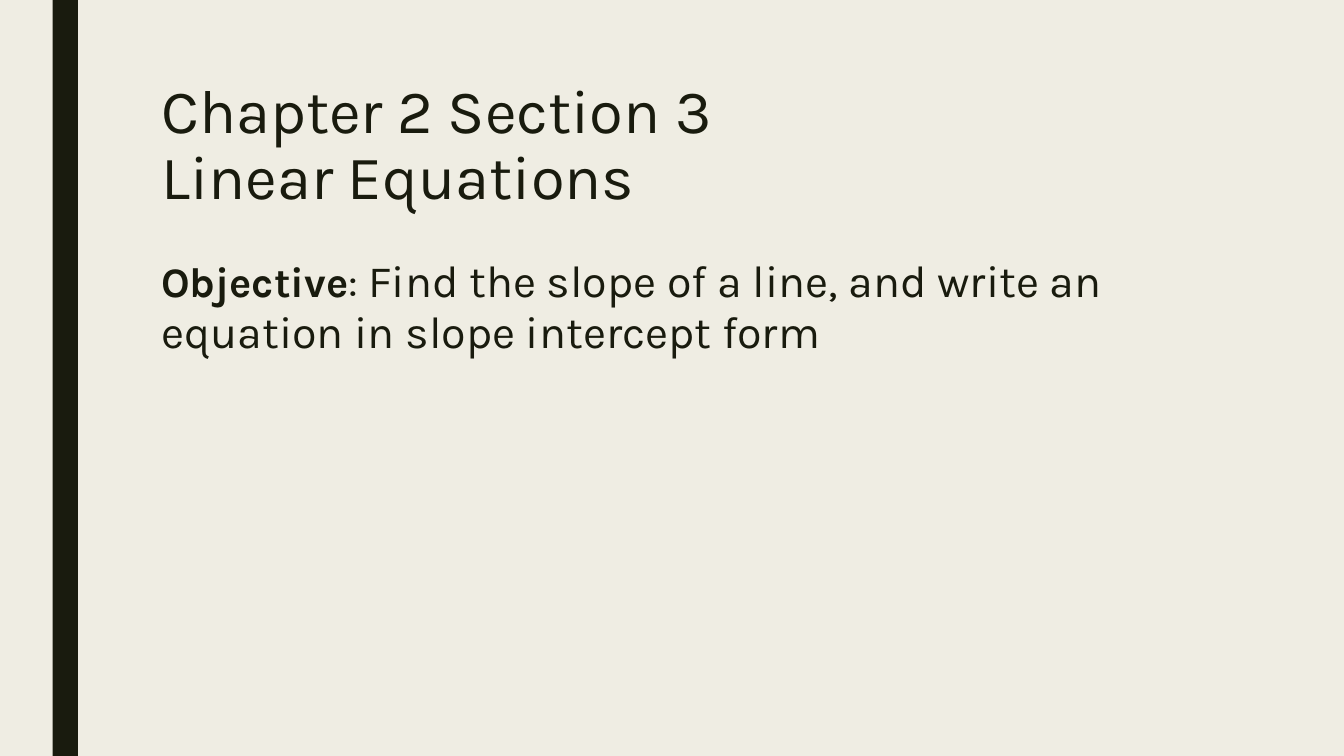
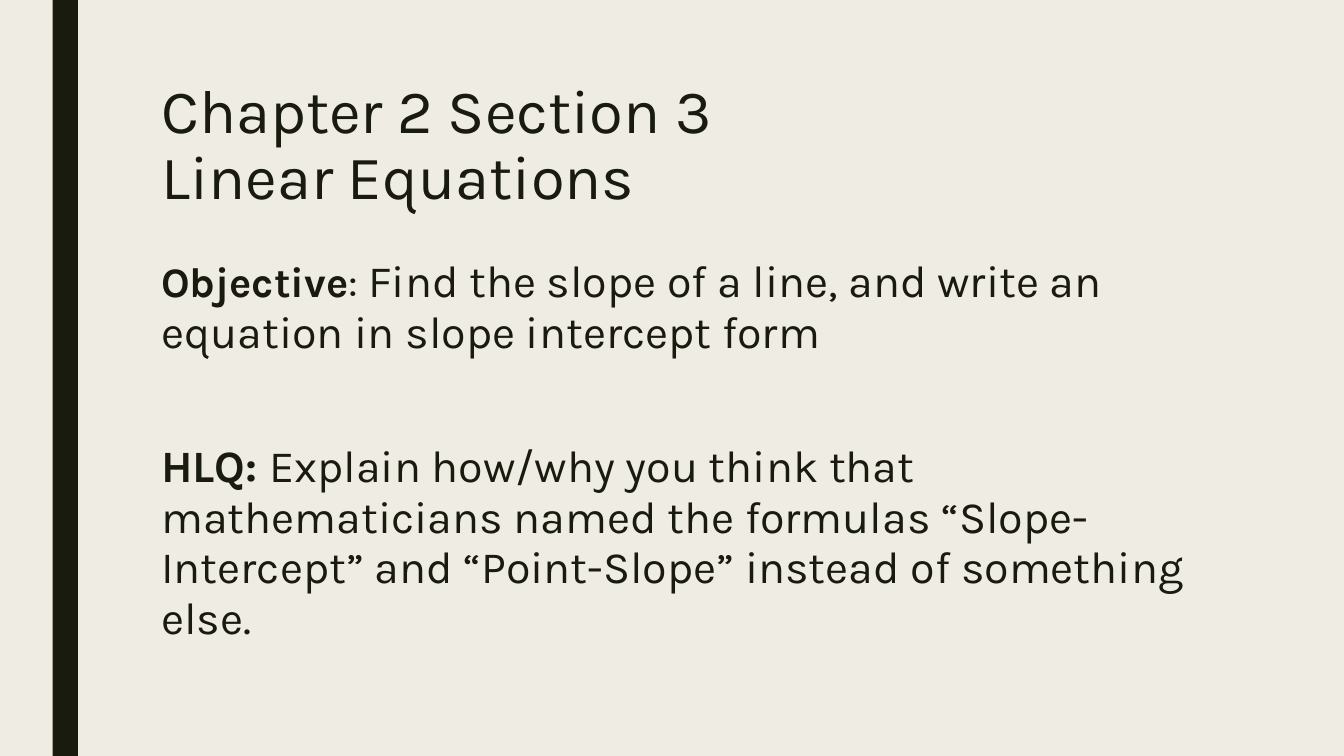
Before and after one commit to codecuddy/algebra_3-4, a slide deck: slide 4 of _PowerPoints/1st Semester/Unit 2 Relations and Functions/Algebra3_Day_016 2.3 Linear Functions and Slope Intercept Form.pptx. Drawn at 1344x756 pixels with LibreOffice and Linux fonts; fonts in the diff are those of the drawing. Boxes give left, top, right and bottom in pixels: in the first picture for what was removed or moved away, otherwise in the second. Text is boxed around its words. In the diff, an @@ line names an element or a change of style, - is before the commit and + after.

```diff
--- a/_PowerPoints/1st Semester/Unit 2 Relations and Functions/Algebra3_Day_016 2.3 Linear Functions and Slope Intercept Form.pptx
+++ b/_PowerPoints/1st Semester/Unit 2 Relations and Functions/Algebra3_Day_016 2.3 Linear Functions and Slope Intercept Form.pptx
@@ text at (x1=161, y1=449, x2=1183, y2=635): paragraph added @@
+HLQ: Explain how/why you think that mathematicians named the formulas “Slope-Intercept” and “Point-Slope” instead of something else.
```
Also in this commit, not shown: 1 other slide changed, 37 other files.
